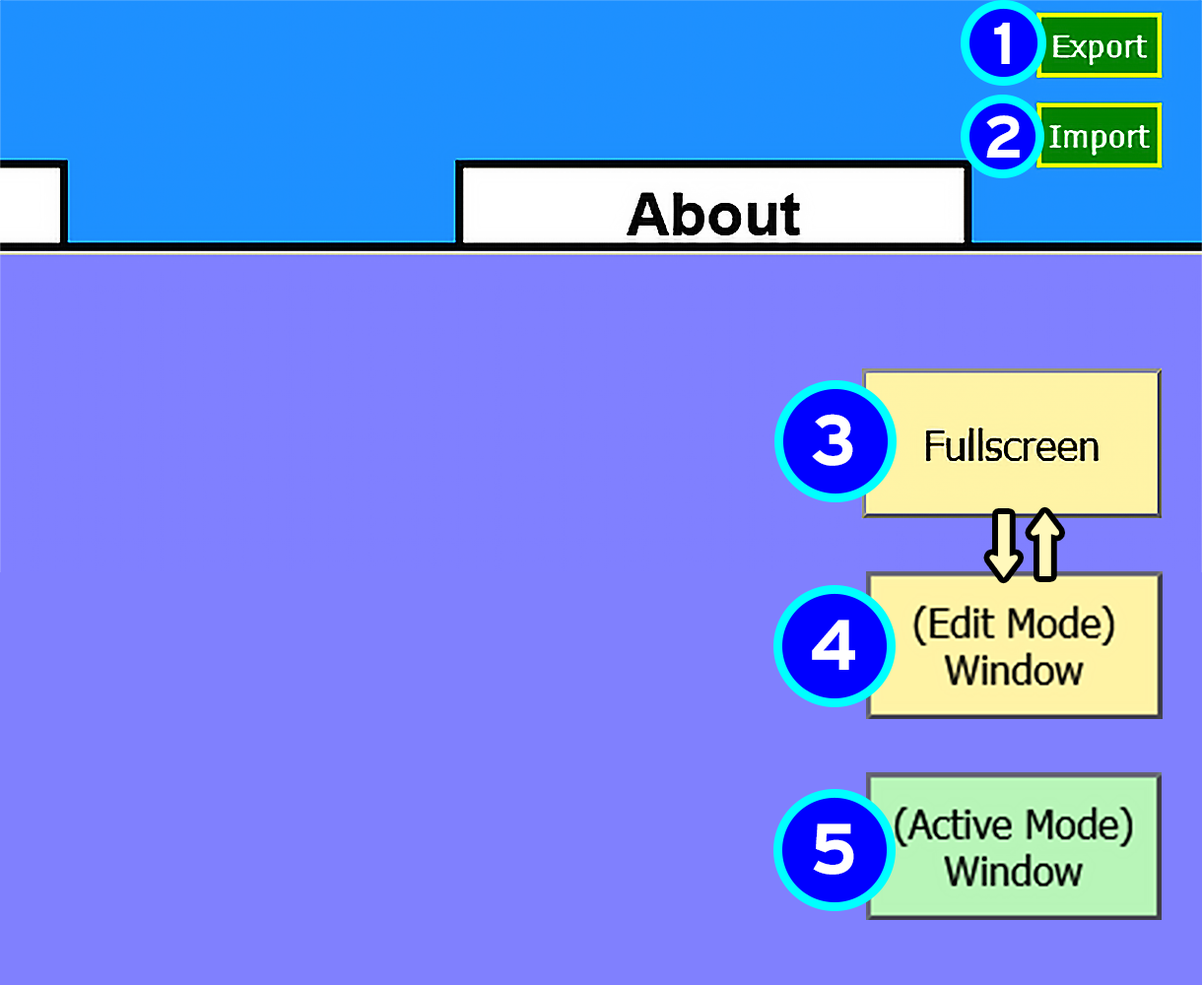
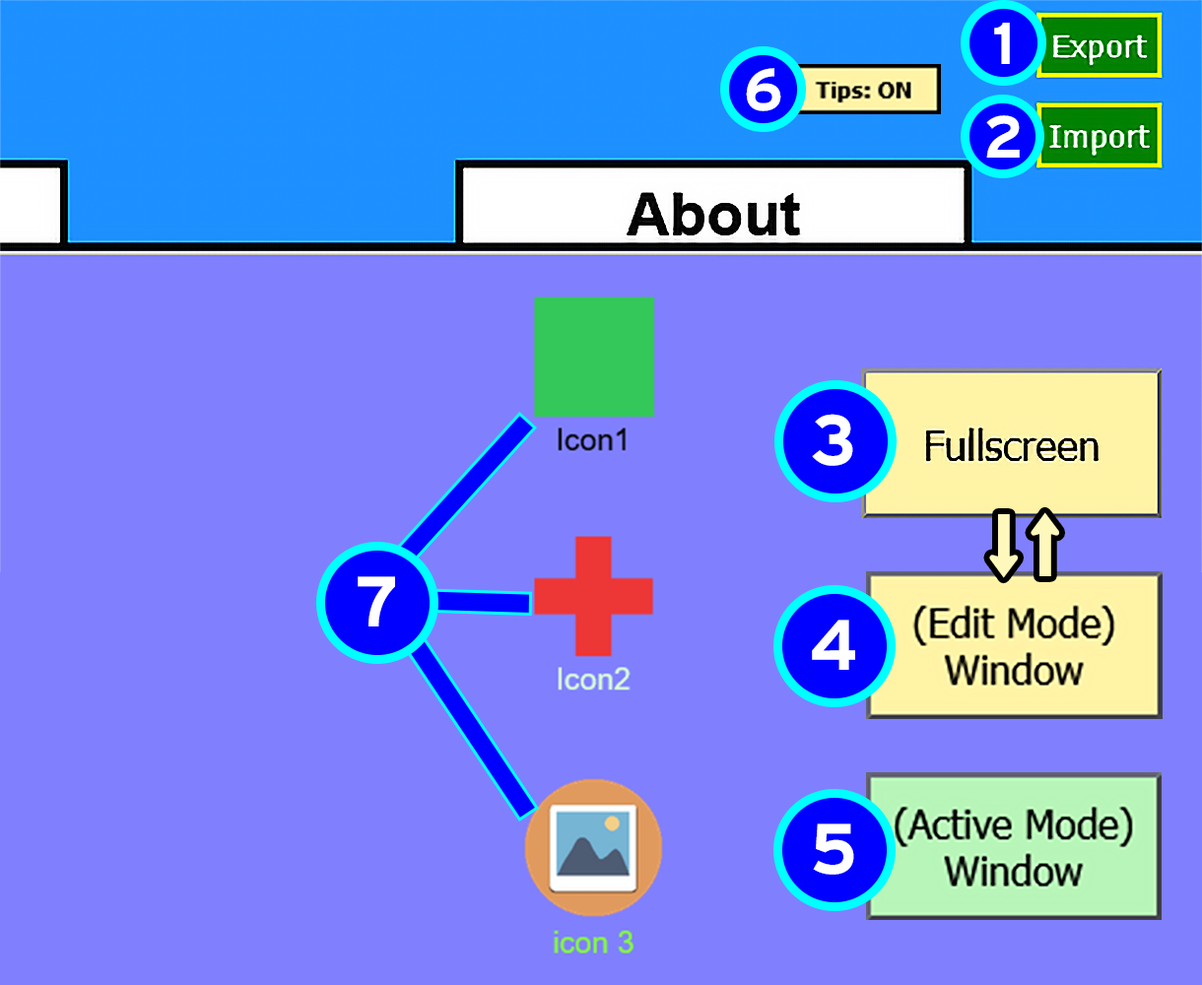
Before/after of a 1202px x 985px layered artwork. What changed in the layer stack:
added group "Group 7" with 5 layers above "Group 6" over [316, 411, 539, 822]
added layer "7" in group "Group 7" over [357, 576, 396, 627]
added layer "Ellipse 1" (1st of 7, in "Group 7") in group "Group 7" over [316, 541, 439, 664]
added layer "Rectangle 2" (1st of 3, in "Group 7") in group "Group 7" over [399, 629, 539, 822]
added layer "Rectangle 2" (2nd of 3, in "Group 7") in group "Group 7" over [375, 587, 532, 616]
added layer "Rectangle 2" (3rd of 3, in "Group 7") in group "Group 7" over [375, 411, 537, 587]
added group "Group 6" with 3 layers above "Icons stacked" over [720, 46, 941, 133]
added layer "6" in group "Group 6" over [745, 67, 782, 112]
added layer "Ellipse 1" (2nd of 7, in "Group 6") in group "Group 6" over [720, 46, 806, 133]
added layer "tipButton" in group "Group 6" over [787, 64, 941, 115]
added layer "Icons stacked" above "Group 5" over [468, 256, 719, 956]
